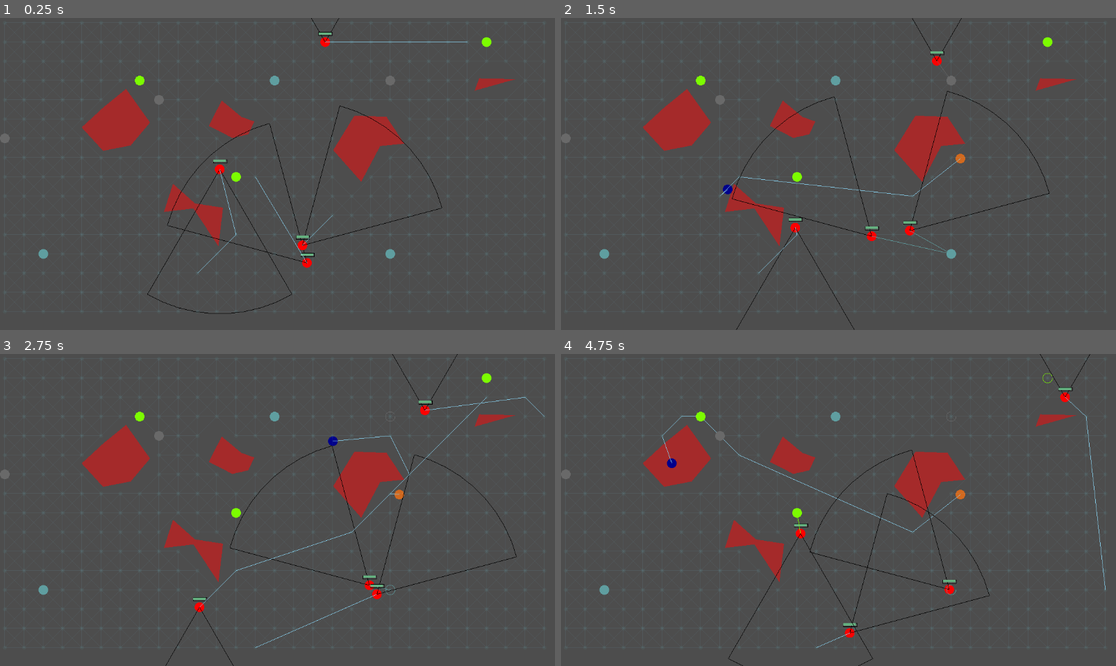
Above: before the commit, frames 1-4 (two rows, left to right).
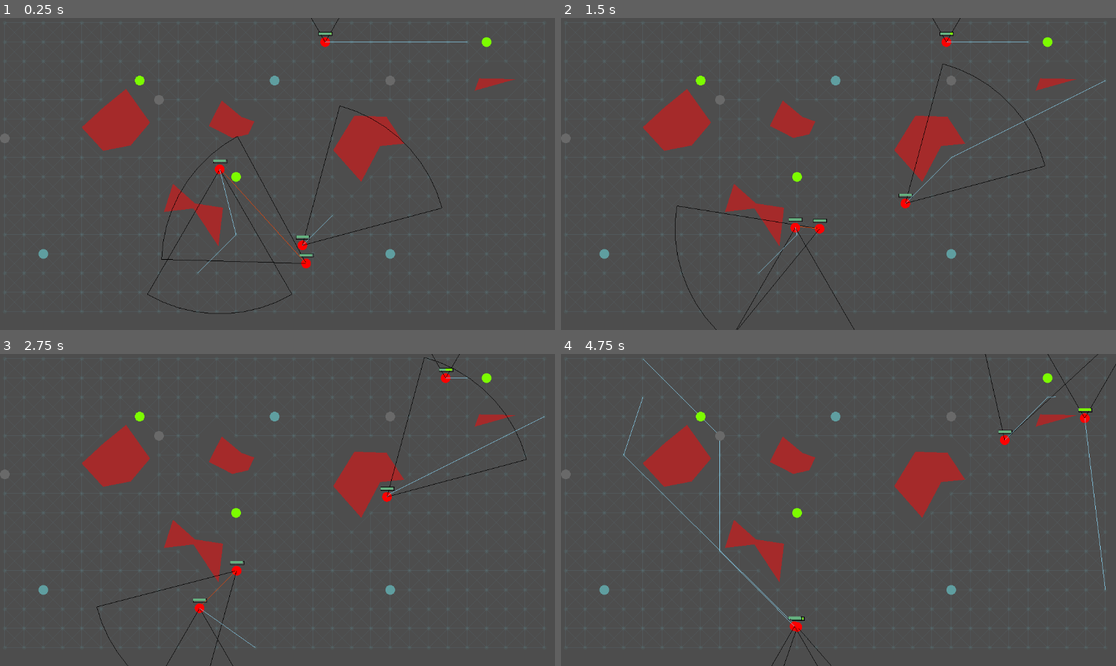
Above: after the commit, the same moments.

Repository: MagnusLucas/ai_2_tps
Game: Godot game, scene res://main.tscn
Same seed, same stepped clock (60 frames per second), same inputs: the game is played once before the commit and once after it.
Inputs (mouse positions are in pixels of both pictures, inside the frame that each line leads up to):
- Up to frame 1 (0.25 s): no input
- Up to frame 2 (1.5 s): move the mouse to (960, 158) at 0.52 s; click (960, 158) at 0.67 s; move the mouse to (727, 189) at 1.27 s; click (727, 189) at 1.42 s
- Up to frame 3 (2.75 s): move the mouse to (333, 441) at 2.02 s; click (333, 441) at 2.17 s
- Up to frame 4 (4.75 s): move the mouse to (810, 572) at 2.77 s; click (810, 572) at 2.92 s; move the mouse to (1005, 556) at 3.52 s; click (1005, 556) at 3.67 s; move the mouse to (672, 463) at 4.27 s; click (672, 463) at 4.42 s

The runs differ from the first frame. In frame 1, 0.4% of the frame differs, in the area x 29-60%, y 4-81%; in frame 2, 1.5%; in frame 3, 1.8%; in frame 4, 1.9%, in the area x 11-100%, y 0-100%.

Commit message:
Added fighting

Diff:
--- a/character/Character.gd
+++ b/character/Character.gd
@@ -19,6 +19,8 @@
 var velocity : Vector2 = Vector2.ZERO
 const speed = Globals.RADIUS * 10
 var in_focus = false
+
+const rotation_speed = 30./360 * 2 * PI
 
 
 enum State{
@@ -30,6 +32,7 @@
 	COLLECT_ARMOR,
 }
 
+var shooting : bool = false
 var map_graph : MyGraph
 
 signal notice_collectible(collectible : Collectible)
@@ -108,10 +111,15 @@
 		State.RANDOM_WALK:
 			wander()
 		State.FIGHT:
-			fight(memory.engaged_enemy)
-			if HP < 51:
-				#current_state = State.FLEE
-				current_state = State.COLLECT_HEALING
+			if !memory.engaged_enemy:
+				current_state = State.RANDOM_WALK
+			else:
+				fight(memory.engaged_enemy, delta)
+				memory.currently_followed_path = get_parent().graph.find_path(position, memory.engaged_enemy)
+				follow_path()
+				if HP < 51:
+					#current_state = State.FLEE
+					current_state = State.COLLECT_HEALING
 		State.FLEE:
 			evade(memory.engaged_enemy)
 
@@ -135,17 +143,16 @@
 			collect(get_parent().get_closest_collectible(Armor, position))
 			#collect(memory.last_seen_armor)
 	position += velocity * speed * delta
-	if accumulate_time > 1:
-		accumulate_time -= 1
-		if randi() % 3 == 0 and current_state == State.RANDOM_WALK:
-			var state = randi() % 3
+	if memory.engaged_enemy:
+		var angle_to_enemy = (memory.engaged_enemy - position).angle()
+		rotation = move_toward(rotation, angle_to_enemy, delta)
+		if ammo_supply > 0 and HP > MAX_HP/2:
+			current_state = State.FIGHT
+		else:
 			memory.currently_followed_path = []
-			if state == 0:
-				current_state = State.COLLECT_AMMO
-			elif state == 1:
-				current_state = State.COLLECT_ARMOR
-			else:
-				current_state = State.COLLECT_HEALING
+			velocity = Vector2.ZERO
+			current_state = State.FLEE
+			current_state = State.COLLECT_AMMO #for now
 	if in_focus:
 		get_parent().get_child(0).text = ("HP: " + str(HP) +"/" + str(MAX_HP) +
 				" Armor: " + str(armor_supply) + "/" + str(MAX_ARMOR_SUPPLY) +
@@ -158,13 +165,31 @@
 		memory.currently_followed_path = map_graph.find_path(position, map_graph.get_random_node().position)
 	follow_path()
 
-## TODO - change state if low hp/ammo to flee
-func fight(enemy : Vector2i):
-	pass
+func take_damage(damage_value):
+	if armor_supply > damage_value:
+		armor_supply -= damage_value
+		return
+	elif armor_supply > 0:
+		damage_value -= armor_supply
+		armor_supply = 0
+	HP -= damage_value
+
+var shooting_accumulator = 0
+##
+func fight(enemy : Vector2, delta):
+	if enemy:
+		shooting_accumulator += delta
+		if shooting_accumulator > 0.2:
+			shooting_accumulator -= 0.2
+			ammo_supply -= 1
+			get_parent().get_enemy(enemy, self).take_damage(5)
 
 ## TODO - until not seen??? then collect hp/ammo/armor
-func evade(enemy_position : Vector2i):
-	pass
+func evade(enemy_position):
+	if !enemy_position:
+		current_state = State.RANDOM_WALK
+	else:
+		pass
 
 ## Handles collecting collectibles
 func collect(object_position : Vector2):
@@ -230,6 +255,10 @@
 			color = Color.LAWN_GREEN
 		State.COLLECT_ARMOR:
 			color = Color.CADET_BLUE
+		State.FIGHT:
+			color = Color.ORANGE_RED
+		State.FLEE:
+			color = Color.MEDIUM_SLATE_BLUE
 	for point in range(memory.currently_followed_path.size()-1):
 		draw_line(Vector2(memory.currently_followed_path[point]) - position, Vector2(memory.currently_followed_path[point+1]) - position, color)
 	if memory.currently_followed_path != []:
@@ -241,3 +270,6 @@
 			draw_line(Vector2.ZERO, enemy_position - position, Color.CHOCOLATE)
 		if memory.engaged_enemy:
 			draw_circle(memory.engaged_enemy - position, 4, Color.WHITE, false, 1)
+
+	if shooting:
+		draw_line(Vector2.ZERO, memory.engaged_enemy - position, Color.RED)
--- a/graph/MyGraph.gd
+++ b/graph/MyGraph.gd
@@ -8,15 +8,15 @@
 var path_end = null
 var path = []
 
-func _input(event: InputEvent) -> void:
-	if (event is InputEventMouseButton and event.button_index == MOUSE_BUTTON_LEFT
-		and event.is_pressed()):
-		if !path_beginning:
-			path_beginning = get_global_mouse_position()
-		else:
-			path_end = get_global_mouse_position()
-			path = find_path(path_beginning, path_end)
-		queue_redraw()
+#func _input(event: InputEvent) -> void:
+	#if (event is InputEventMouseButton and event.button_index == MOUSE_BUTTON_LEFT
+		#and event.is_pressed()):
+		#if !path_beginning:
+			#path_beginning = get_global_mouse_position()
+		#else:
+			#path_end = get_global_mouse_position()
+			#path = find_path(path_beginning, path_end)
+		#queue_redraw()
 
 func _draw() -> void:
 	if(path_beginning):
--- a/main.gd
+++ b/main.gd
@@ -14,6 +14,16 @@
 		if closest_to.distance_to(item) < closest_to.distance_to(matching[0]):
 			matching[0] = item
 	return matching[0]
+
+func get_enemy(enemy_position : Vector2, character):
+	var closest = null
+	var shortest_distance : float = INF
+	for enemy in characters.values():
+		if enemy != character:
+			if enemy.position.distance_to(enemy_position) < shortest_distance:
+				closest = enemy
+				shortest_distance = enemy.position.distance_to(enemy_position) < shortest_distance
+	return closest
 
 func get_random_collectible(class_type):
 	var matching = []
